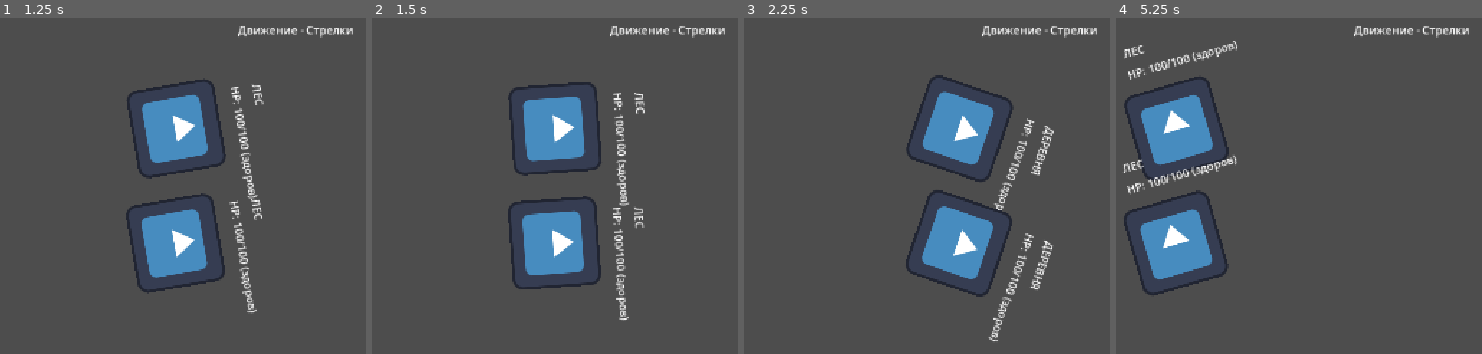
Above: before the commit, frames 1-4 (left to right).
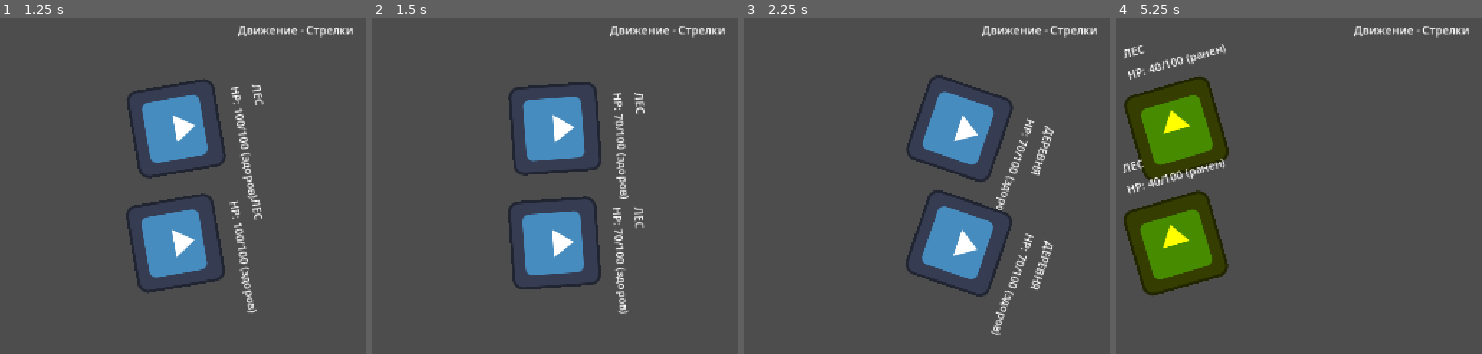
Above: after the commit, the same moments.

Repository: GoloGraFF/godot-lessons
Game: Godot game, scene res://main.tscn
The game is run twice, just before and just after one commit, with the same random seed, the same clock (stepped at 60 frames per second) and the same inputs. The engine's default icon, where the game draws it, is replaced by a stand-in: a white triangle on a blue panel in a dark square.
Inputs:
- Up to frame 1 (1.25 s): tap Enter (ui_accept) at 0.5, 0.77 s; hold Right (ui_right) from 0.53 s (still down)
- Up to frame 2 (1.5 s): release Right (ui_right) at 1.28 s; hold Page Down (ui_page_down) from 1.28 s (still down)
- Up to frame 3 (2.25 s): tap Enter (ui_accept) at 1.52, 2 s; release Page Down (ui_page_down) at 2.03 s; hold Right (ui_right) from 2.03 s (still down)
- Up to frame 4 (5.25 s): release Right (ui_right) at 2.78 s; hold Page Up (ui_page_up) 2.78-3.53 s; tap Enter (ui_accept) at 3.02, 3.5, 3.77, 4.52 s; hold Left (ui_left) 3.53-5.03 s; hold Page Down (ui_page_down) from 5.03 s (still down)

Frame 1 is identical in both runs. In frame 2, 0.7% of the frame differs, in the area x 66-71%, y 28-91%; in frame 3, 0.6%; in frame 4, 13%, in the area x 2-34%, y 6-83%.

Commit message:
добавил лечение и комбо атаку по герою на основе прошедшего урока

Diff:
--- a/08. lesson 8/hero.gd
+++ b/08. lesson 8/hero.gd
@@ -7,8 +7,8 @@
 const FOREST: Vector2 = Vector2(0, WIDTH/3.0)
 const VILLAGE: Vector2 = Vector2(WIDTH/3.0, WIDTH*2.0/3.0)
 const CASTLE: Vector2 = Vector2(WIDTH*2.0/3.0, WIDTH)
-
-
+const COMBO_COUNT: int = 3
+const COMBO_DAMAGE: int = 5
 
 
 @export var hero_name: String = "Пустое имя"
@@ -67,12 +67,28 @@
 			hp -= damage_point
 			hp = clampi(hp, 0, MAX_HP)
 			update_status()
-
 		if Input.is_action_just_pressed("ui_focus_next"):
 			hp += heal_point
 			hp = clampi(hp, 0, MAX_HP)
 			update_status()
-
+		if Input.is_action_just_pressed("ui_page_down"):
+			for i in range(1, COMBO_COUNT+1):
+				print("Удар №",i, ": -", i*COMBO_DAMAGE)
+				hp -= i*COMBO_DAMAGE
+				hp = clampi(hp, 0, MAX_HP)
+				if hp <= 0:
+					print("КОМБО ПРЕРВАНО")
+					break
+			update_status()
+		if Input.is_action_just_pressed("ui_page_up"):
+			var tick: int = 0
+			while hp < 50:
+				hp += 7
+				hp = clampi(hp, 0, MAX_HP)
+				tick += 1
+			if tick > 0:
+				print("Потребовалось ", tick, " тиков")
+			update_status()
 
 		$HPLabel.text = "HP: " + str(hp) + "/" + str(MAX_HP) + " (" + status + ")"
 		if hp == 0:
Not shown, changed: DEVLOG.md
